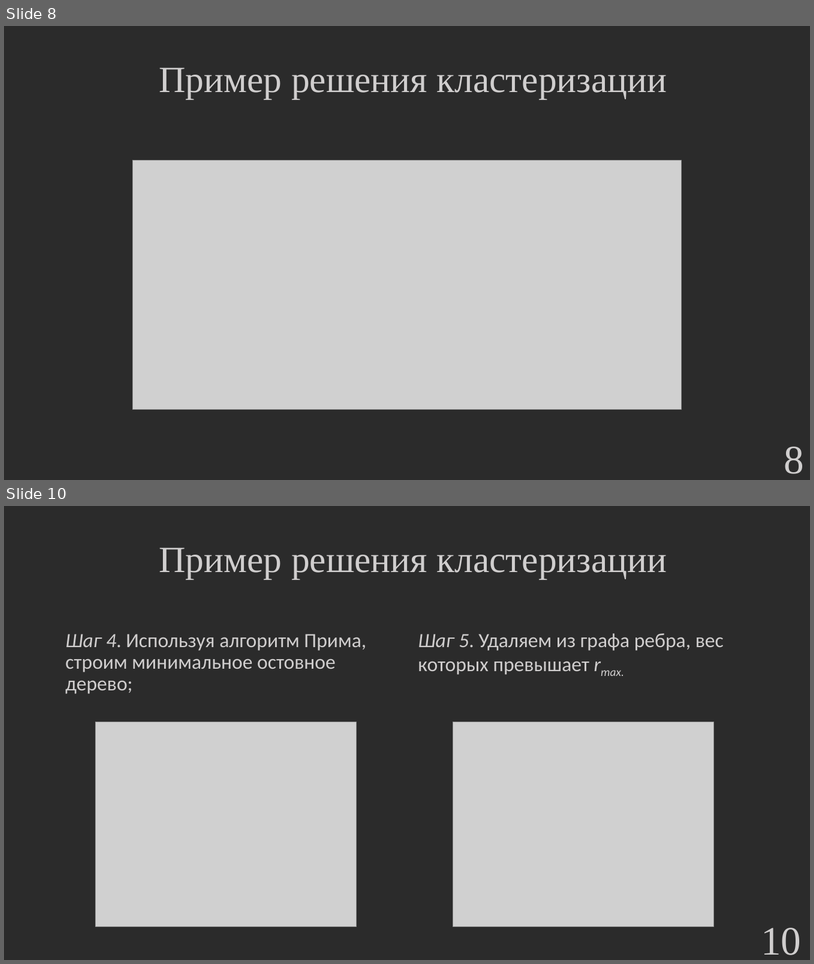
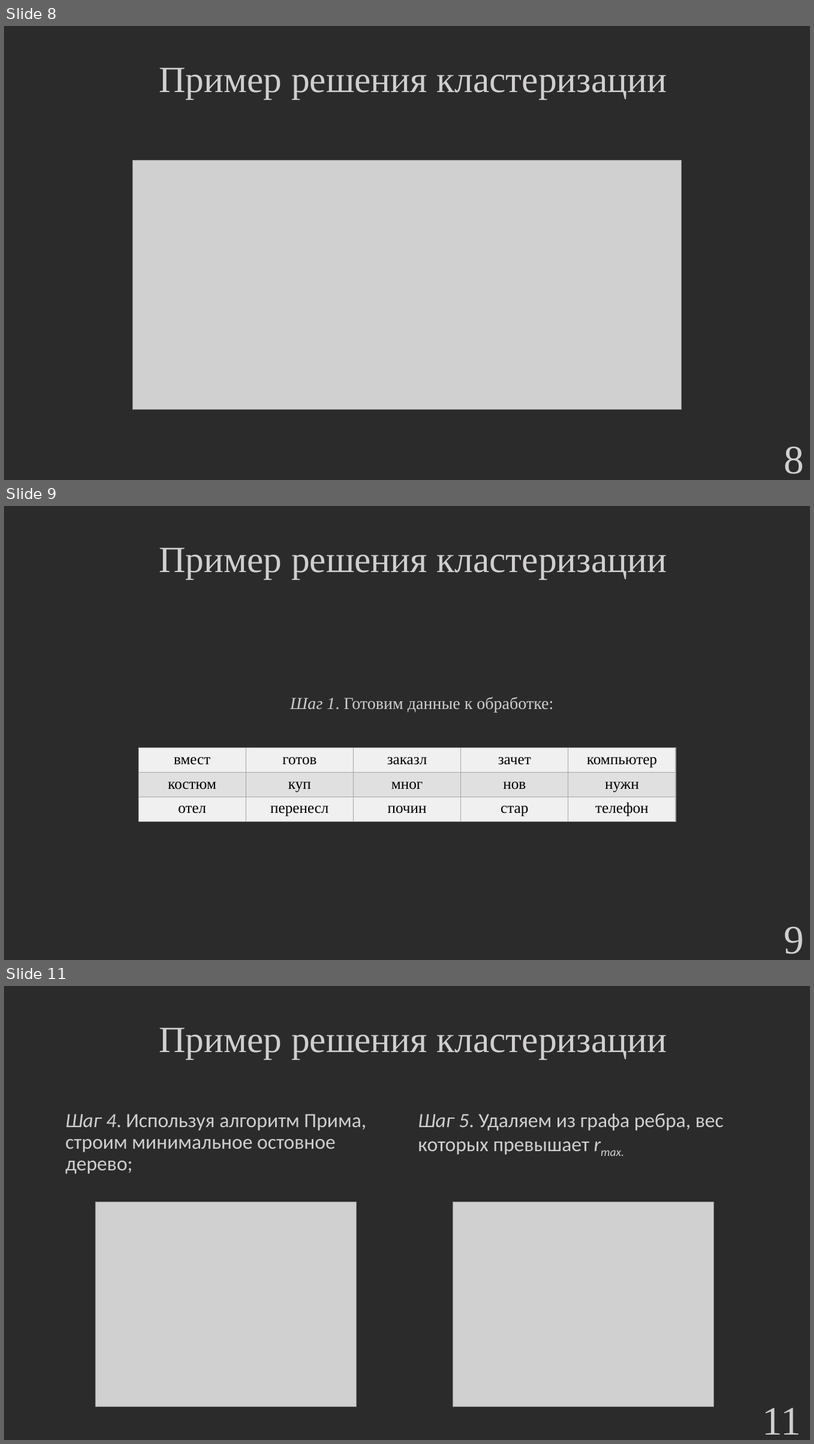
Before and after one commit to hetikk/diplom, a slide deck: docs/Презентация.pptx. Shown one above the other, each under a label of ours: slides 8 and 10 before the commit, slides 8, 9 and 11 after it; the slides between them are not shown. The pictures are 814x964 and 814x1444 pixels, drawn with LibreOffice and Linux fonts; fonts in the diff are those of the drawing; grey boxes stand for pictures; background and template pictures are left out; a plain dark background stands for a picture behind light text. Boxes give left, top, right and bottom in pixels: in the first picture for what was removed or moved away, otherwise in the second. Text is boxed around its words. In the diff, an @@ line names an element or a change of style, - is before the commit and + after.

```diff
--- a/docs/Презентация.pptx
+++ b/docs/Презентация.pptx
@@ slide 9 added at [4,506,810,960], background picture (left out) @@
@@ text added at [159,547,668,579], 44 pt, text #D0CECE @@
+Пример решения кластеризации
@@ text added at [290,697,554,712], 20 pt, text #D0CECE @@
+Шаг 1. Готовим данные к обработке:
@@ table added at [138,747,677,821], 3 rows, 5 columns @@
+вмест | готов | заказл | зачет | компьютер
+костюм | куп | мног | нов | нужн
+отел | перенесл | почин | стар | телефон
@@ page number added at [784,926,804,954], 48 pt, text #D0CECE @@
+9
@@ what was slide 10 is now slide 11 @@
@@ page number at [763,1407,802,1434]: text changed @@
-10
+11
```
Also in this commit, not shown: 15 slides changed, 4 other slides added, 11 other files.
